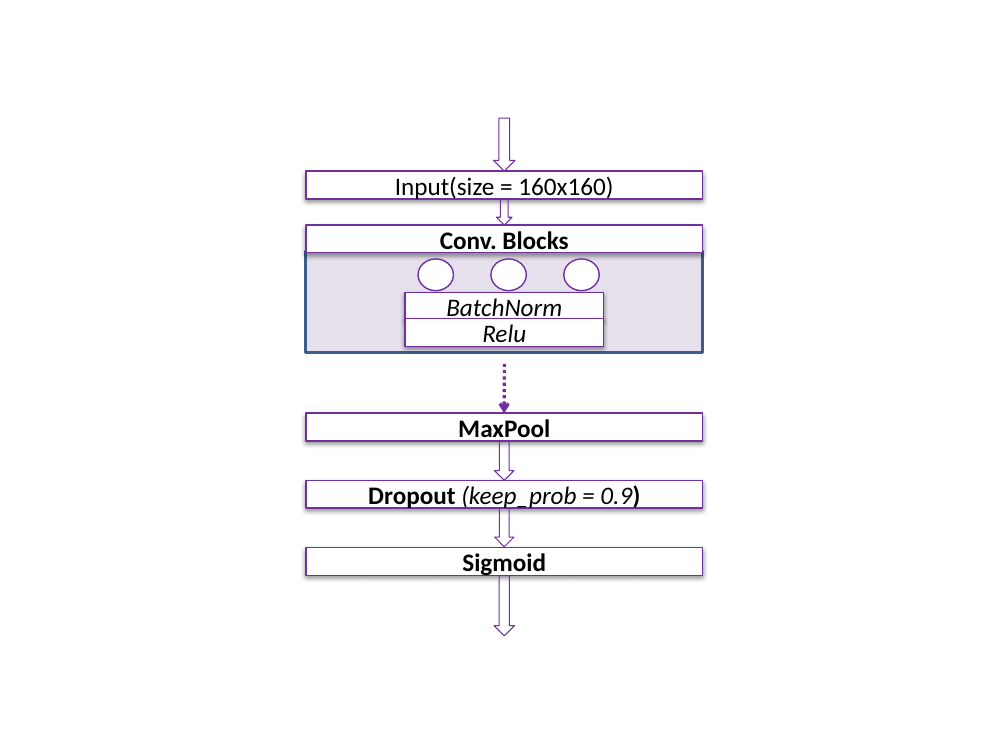
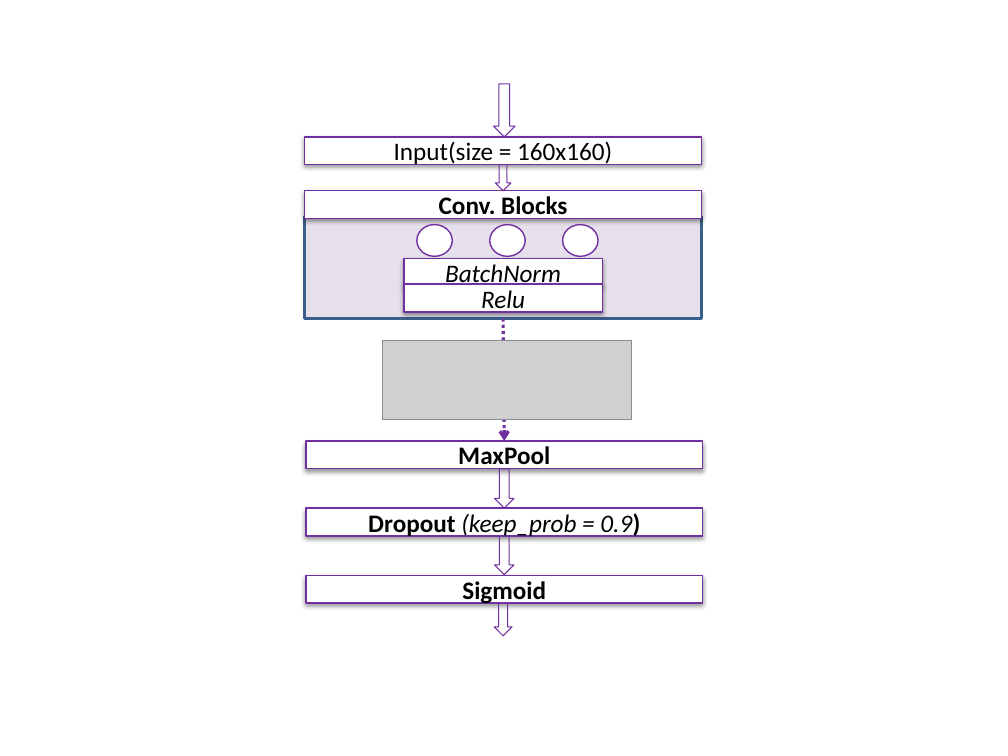
Before and after one commit to dengl11/Chinese-Font-Reconstruction, a slide deck: slide 2 of 7_TensorFlow/graphs.pptx. Drawn at 1008x756 pixels with LibreOffice and Linux fonts; fonts in the diff are those of the drawing; grey boxes stand for pictures. Boxes give left, top, right and bottom in pixels: in the first picture for what was removed or moved away, otherwise in the second. Text is boxed around its words. In the diff, an @@ line names an element or a change of style, - is before the commit and + after.

```diff
--- a/7_TensorFlow/graphs.pptx
+++ b/7_TensorFlow/graphs.pptx
@@ 5 rectangles, 3 ellipses, 2 down arrows: place and size @@
-5 rectangles, 3 ellipses, 2 down arrows at [305,118,703,353]
+5 rectangles, 3 ellipses, 2 down arrows at [304,84,702,319]
@@ arrow moved from (504, 364) - (504, 413) to (503, 319) - (504, 442) @@
@@ picture added at [383,340,632,419] @@
@@ down arrow: place and size @@
-down arrow at [495,442,514,481]
+down arrow at [495,469,514,508]
@@ rectangle "Dropout (keep_prob = 0.9)": place and size @@
-rectangle "Dropout (keep_prob = 0.9)" at [305,481,703,509]
+rectangle "Dropout (keep_prob = 0.9)" at [305,508,703,536]
@@ 2 rectangles, 1 down arrow: place and size @@
-2 rectangles, 1 down arrow at [305,413,703,576]
+2 rectangles, 1 down arrow at [305,442,703,604]
@@ down arrow: place and size @@
-down arrow at [494,576,514,636]
+down arrow at [494,603,512,636]
```
Also in this commit, not shown: 1 other slide changed, 36 other files.
